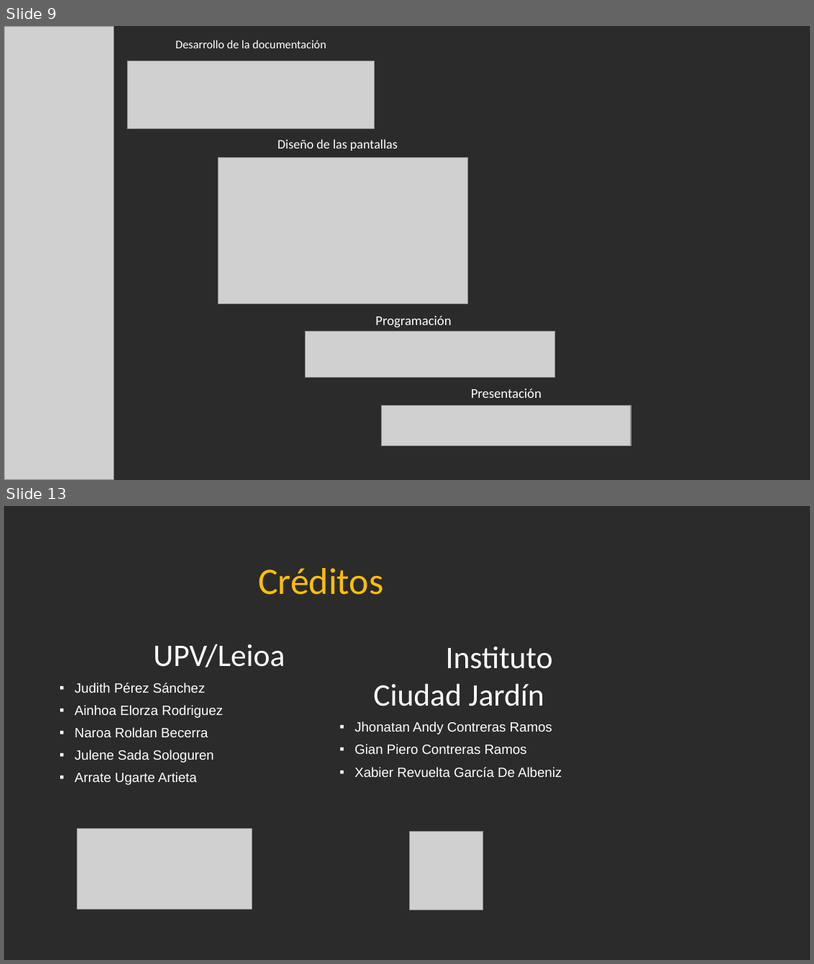
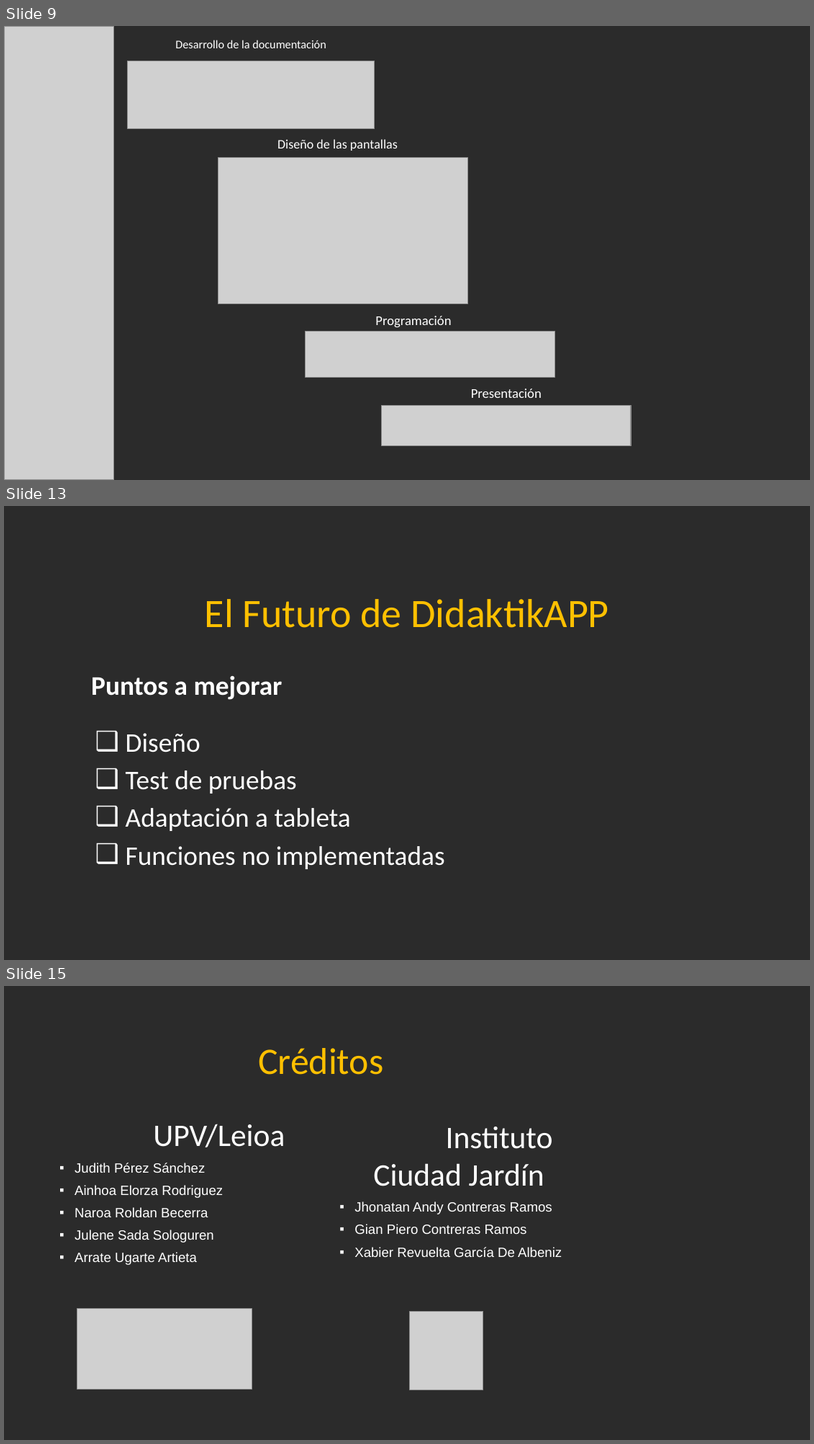
Before and after one commit to Jandycon/PROYECTOAPP, a slide deck: DidaktikApp.pptx. Shown one above the other, each under a label of ours: slides 9 and 13 before the commit, slides 9, 13 and 15 after it; the slides between them are not shown. The pictures are 814x964 and 814x1444 pixels, drawn with LibreOffice and Linux fonts; fonts in the diff are those of the drawing; grey boxes stand for pictures; background and template pictures are left out; a plain dark background stands for a picture behind light text. Boxes give left, top, right and bottom in pixels: in the first picture for what was removed or moved away, otherwise in the second. Text is boxed around its words. In the diff, an @@ line names an element or a change of style, - is before the commit and + after.

```diff
--- a/DidaktikApp.pptx
+++ b/DidaktikApp.pptx
@@ slide 13 added at box(4, 506, 810, 960), background picture (left out) @@
@@ text added at box(205, 599, 609, 628), 36 pt, text #FFC000 @@
+El Futuro de DidaktikAPP
@@ text added at box(91, 676, 283, 700), 24 pt, text #FFFFFF, bold @@
+Puntos a mejorar
@@ text added at box(126, 733, 445, 869), 24 pt, text #FFFFFF @@
+❑ Diseño
+❑ Test de pruebas
+❑ Adaptación a tableta
+❑ Funciones no implementadas
@@ what was slide 13 is now slide 15 @@
```
Also in this commit, not shown: 5 slides changed, 2 other slides added.
